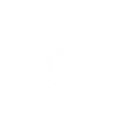
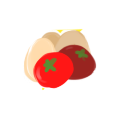
The second (120, 120) image is a revision of the first. Changes to its layers:
hid "musicbutton" over [41,28,97,91]
added layer "foodbutton" above "lightningbutton" over [23,29,97,90]
added layer "lightningbutton" above "drawingbutton" over [36,28,84,91]
